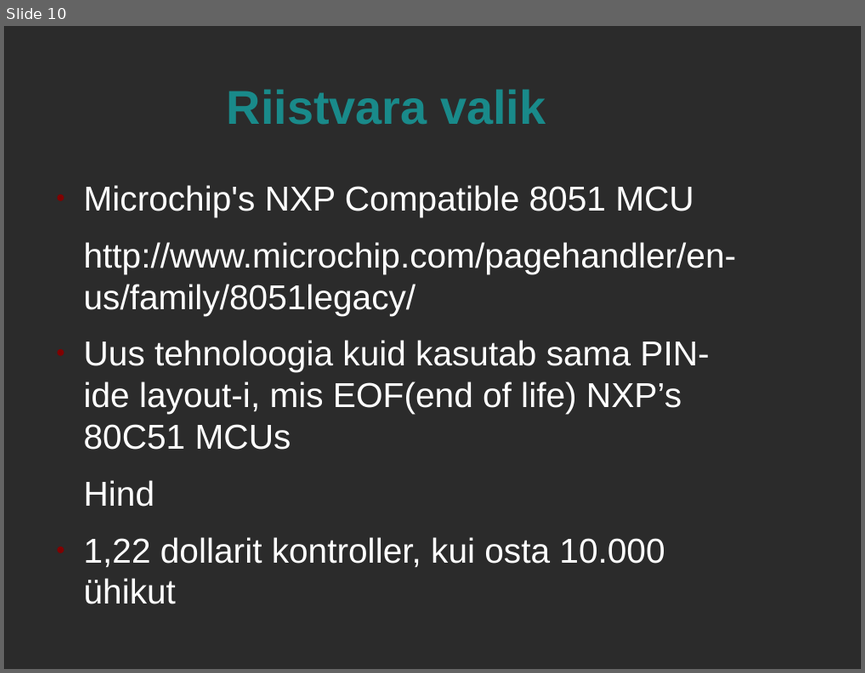
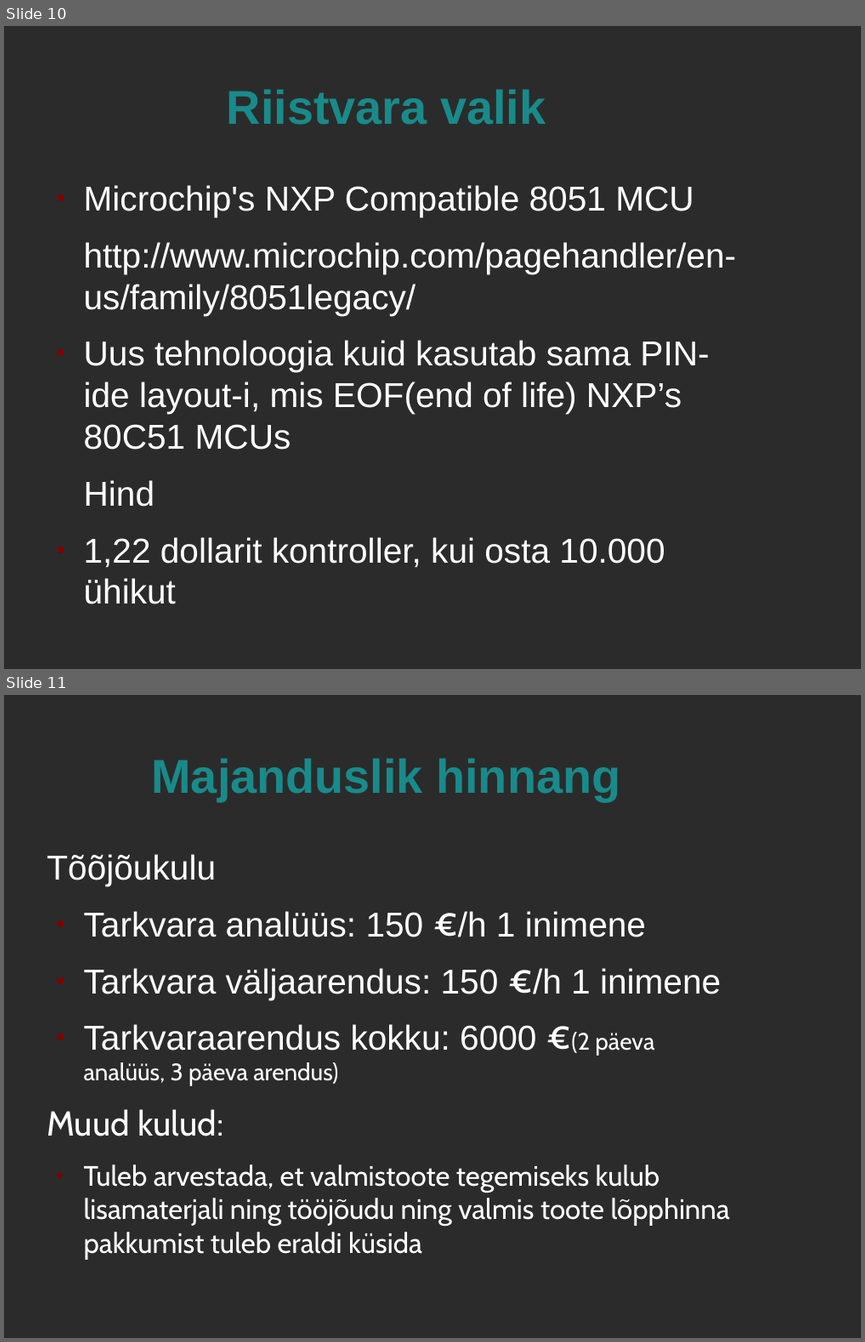
Before and after one commit to andresmets/riistvara, a slide deck: valgusfoor/presentatsioon.odp. Shown one above the other, each under a label of ours: slide 10 before the commit, slides 10 and 11 after it. The pictures are 865x673 and 865x1342 pixels, drawn with LibreOffice and Linux fonts; fonts in the diff are those of the drawing; background and template pictures are left out; a plain dark background stands for a picture behind light text. Boxes give left, top, right and bottom in pixels: in the first picture for what was removed or moved away, otherwise in the second. Text is boxed around its words. In the diff, an @@ line names an element or a change of style, - is before the commit and + after.

```diff
--- a/valgusfoor/presentatsioon.odp
+++ b/valgusfoor/presentatsioon.odp
@@ slide 11 added at box(4, 695, 861, 1338), background picture (left out) @@
@@ title added at box(151, 758, 620, 801), 44 pt, text #198A8A, bold @@
+Majanduslik hinnang
@@ text added at box(46, 854, 730, 1259), 26 pt, text #FFFFFF @@
+Tõõjõukulu
+● Tarkvara analüüs: 150 €/h 1 inimene
+● Tarkvara väljaarendus: 150 €/h 1 inimene
+● Tarkvaraarendus kokku: 6000 €(2 päeva analüüs, 3 päeva arendus)
+Muud kulud:
+● Tuleb arvestada, et valmistoote tegemiseks kulub lisamaterjali ning tööjõudu ning valmis toote lõpphinna pakkumist tuleb eraldi küsida
```
Also in this commit, not shown: 1 other slide added, 2 slides removed.
